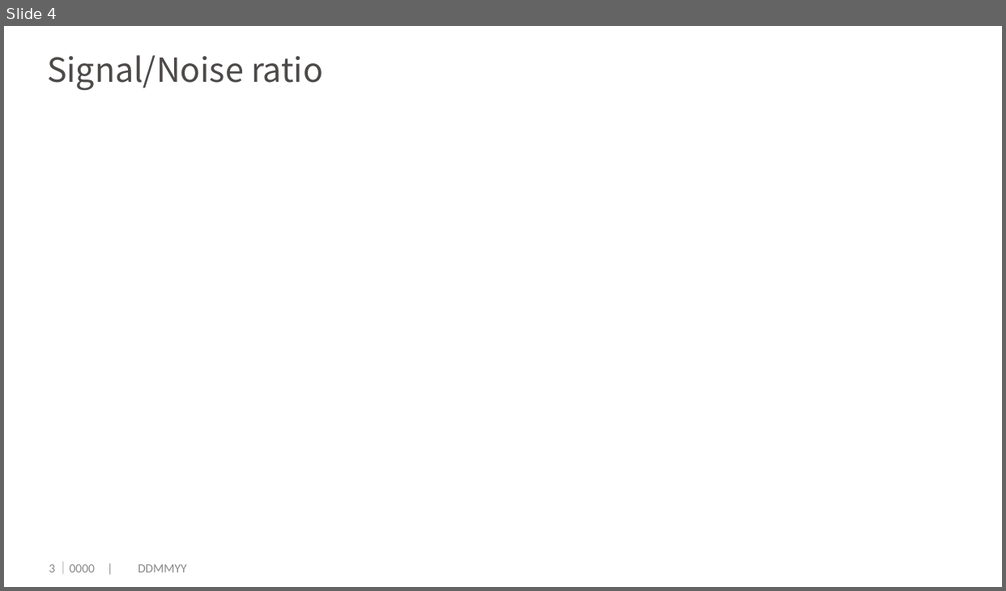
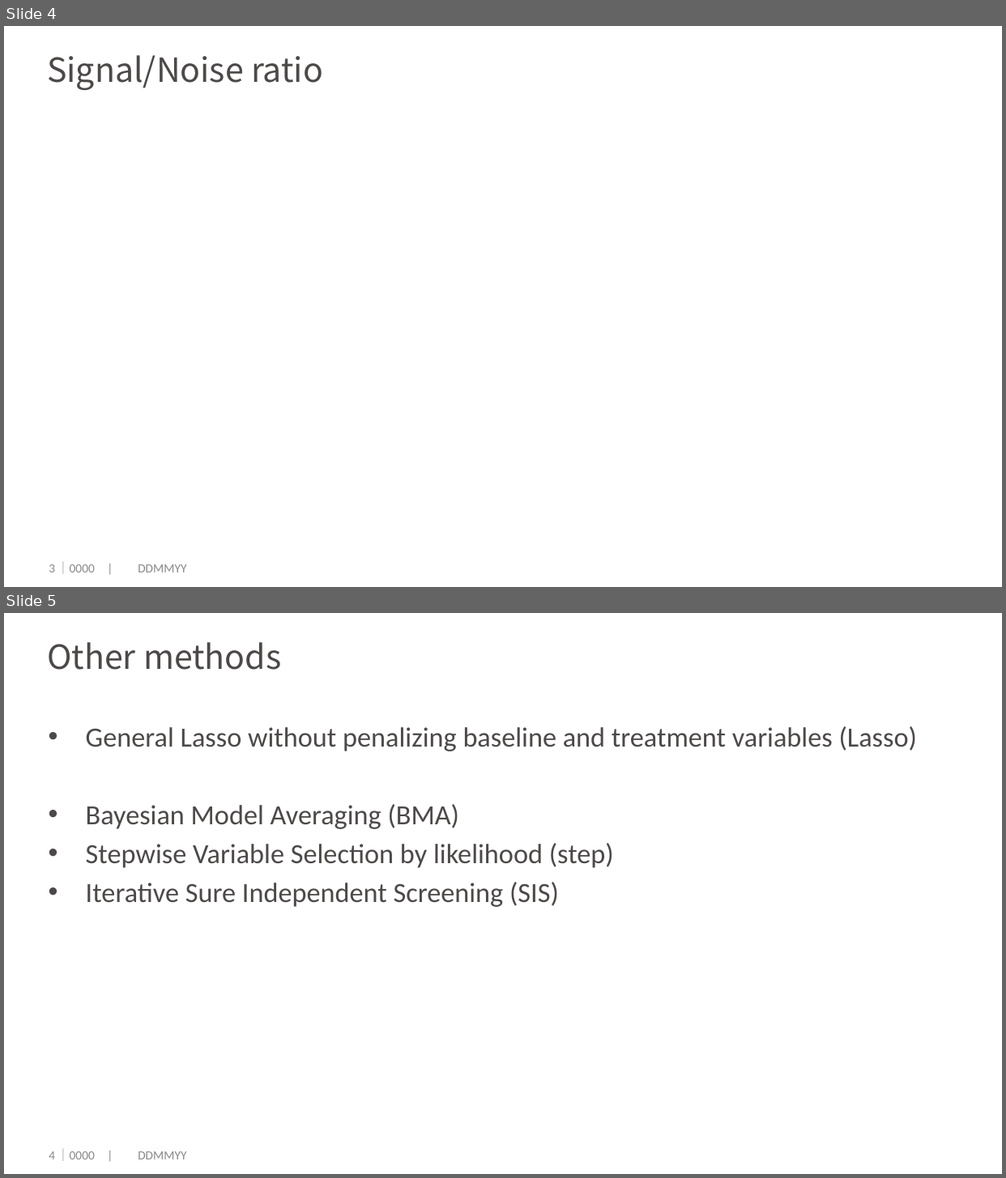
Before and after one commit to dengwx11/GroupLasso, a slide deck: manu & slides/814.pptx. Shown one above the other, each under a label of ours: slide 4 before the commit, slides 4 and 5 after it. The pictures are 1006x591 and 1006x1178 pixels, drawn with LibreOffice and Linux fonts; fonts in the diff are those of the drawing; grey boxes stand for pictures; background and template pictures are left out. Boxes give left, top, right and bottom in pixels: in the first picture for what was removed or moved away, otherwise in the second. Text is boxed around its words. In the diff, an @@ line names an element or a change of style, - is before the commit and + after.

```diff
--- a/manu & slides/814.pptx
+++ b/manu & slides/814.pptx
@@ slide 5 added at box(4, 613, 1002, 1174), background #FFFFFF @@
@@ title added at box(47, 642, 281, 670), 24 pt, text #4C4948 @@
+Other methods
@@ text added at box(86, 726, 917, 907), 20 pt, text #4C4948 @@
+• General Lasso without penalizing baseline and treatment variables (Lasso)
+• Bayesian Model Averaging (BMA)
+• Stepwise Variable Selection by likelihood (step)
+• Iterative Sure Independent Screening (SIS)
@@ page number added at box(49, 1152, 55, 1160), 9 pt, text #898989 @@
+4
@@ text added at box(57, 1149, 186, 1161), 9 pt, text #898989 @@
+｜0000 | DDMMYY
```
Also in this commit, not shown: 4 slides changed, 12 other slides added, 12 slides removed, 9 other files.
